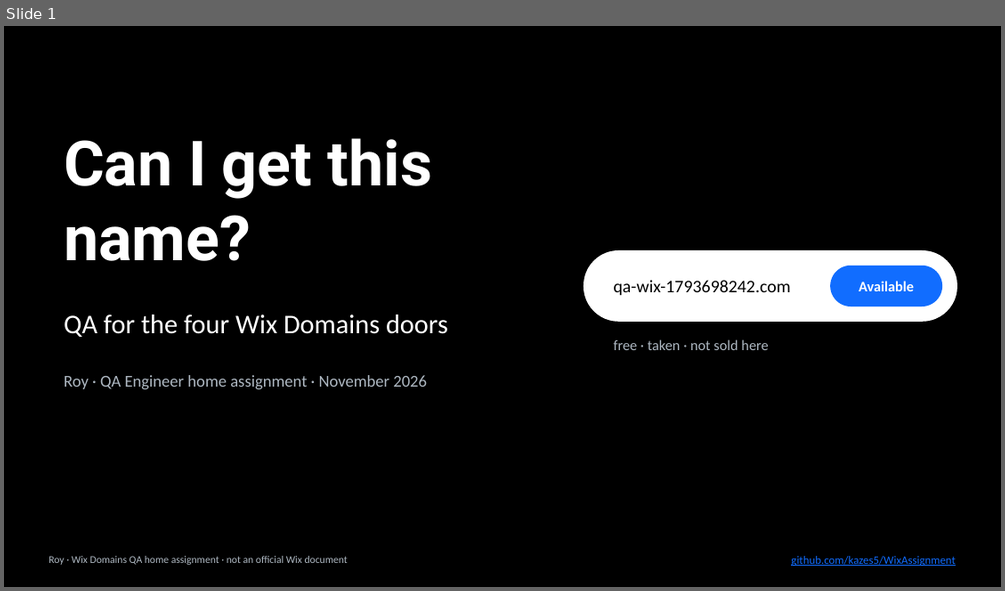
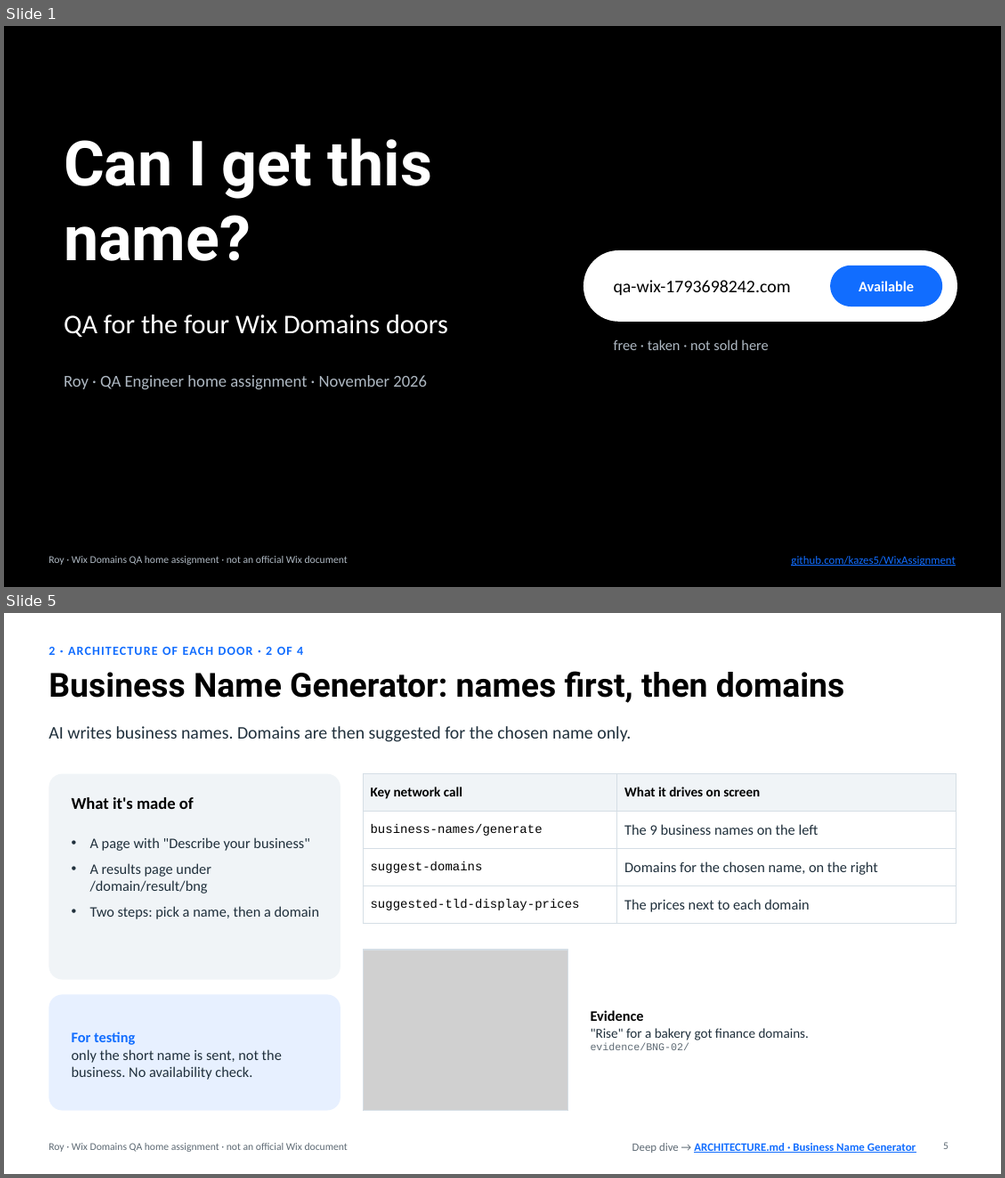
Before and after one commit to kazes5/WixAssignment, a slide deck: presentation/WixDomains_QA.pptx. Shown one above the other, each under a label of ours: slide 1 before the commit, slides 1 and 5 after it; the slides between them are not shown. The pictures are 1005x591 and 1005x1178 pixels, drawn with LibreOffice and Linux fonts; fonts in the diff are those of the drawing; grey boxes stand for pictures. Boxes give left, top, right and bottom in pixels: in the first picture for what was removed or moved away, otherwise in the second. Text is boxed around its words. In the diff, an @@ line names an element or a change of style, - is before the commit and + after.

```diff
--- a/presentation/WixDomains_QA.pptx
+++ b/presentation/WixDomains_QA.pptx
@@ slide 5 added at [4,613,1001,1174], background #FFFFFF @@
@@ text added at [48,647,303,655], 12 pt, text #116DFF, bold @@
+2 · ARCHITECTURE OF EACH DOOR · 2 OF 4
@@ title added at [48,671,844,703], 32 pt, text #000000, bold @@
+Business Name Generator: names first, then domains
@@ text added at [48,726,631,742], 17 pt, text #20303C @@
+AI writes business names. Domains are then suggested for the chosen name only.
@@ rounded rectangle added at [48,774,340,980], fill #F0F4F7 @@
@@ text added at [72,797,194,809], 16 pt, text #000000, bold @@
+What it's made of
@@ table added at [363,774,956,916], 4 rows, 2 columns @@
+Key network call | What it drives on screen
+business-names/generate | The 9 business names on the left
+suggest-domains | Domains for the chosen name, on the right
+suggested-tld-display-prices | The prices next to each domain
@@ text added at [90,863,319,919], 14 pt, text #20303C @@
+• A page with "Describe your business"
+• A results page under /domain/result/bng
+• Two steps: pick a name, then a domain
@@ picture added at [363,949,568,1111] @@
@@ rectangle added at [363,949,568,1111], outline #D5DEE5 1 pt @@
@@ rounded rectangle added at [48,995,340,1111], fill #E7F0FF @@
@@ text added at [591,1010,809,1050], 13 pt, text #20303C @@
+Evidence
+"Rise" for a bakery got finance domains.
+evidence/BNG-02/
@@ text added at [72,1031,282,1079], 14 pt, text #20303C @@
+For testing
+only the short name is sent, not the business. No availability check.
@@ text added at [48,1143,348,1151], 10 pt, text #5F6B75 @@
+Roy · Wix Domains QA home assignment · not an official Wix document
@@ text added at [632,1143,915,1152], 11 pt, text #116DFF, bold, underline @@
+Deep dive → ARCHITECTURE.md · Business Name Generator
@@ page number added at [943,1142,948,1149], 10 pt, text #5F6B75 @@
+5
```
Also in this commit, not shown: 5 slides changed, 8 other slides added, 8 slides removed, 4 other files.
